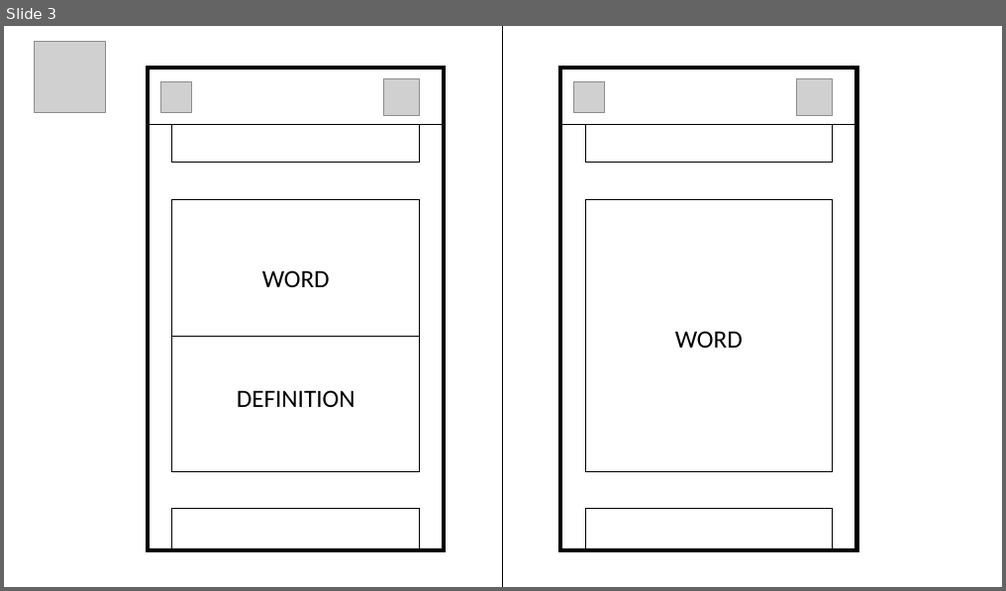
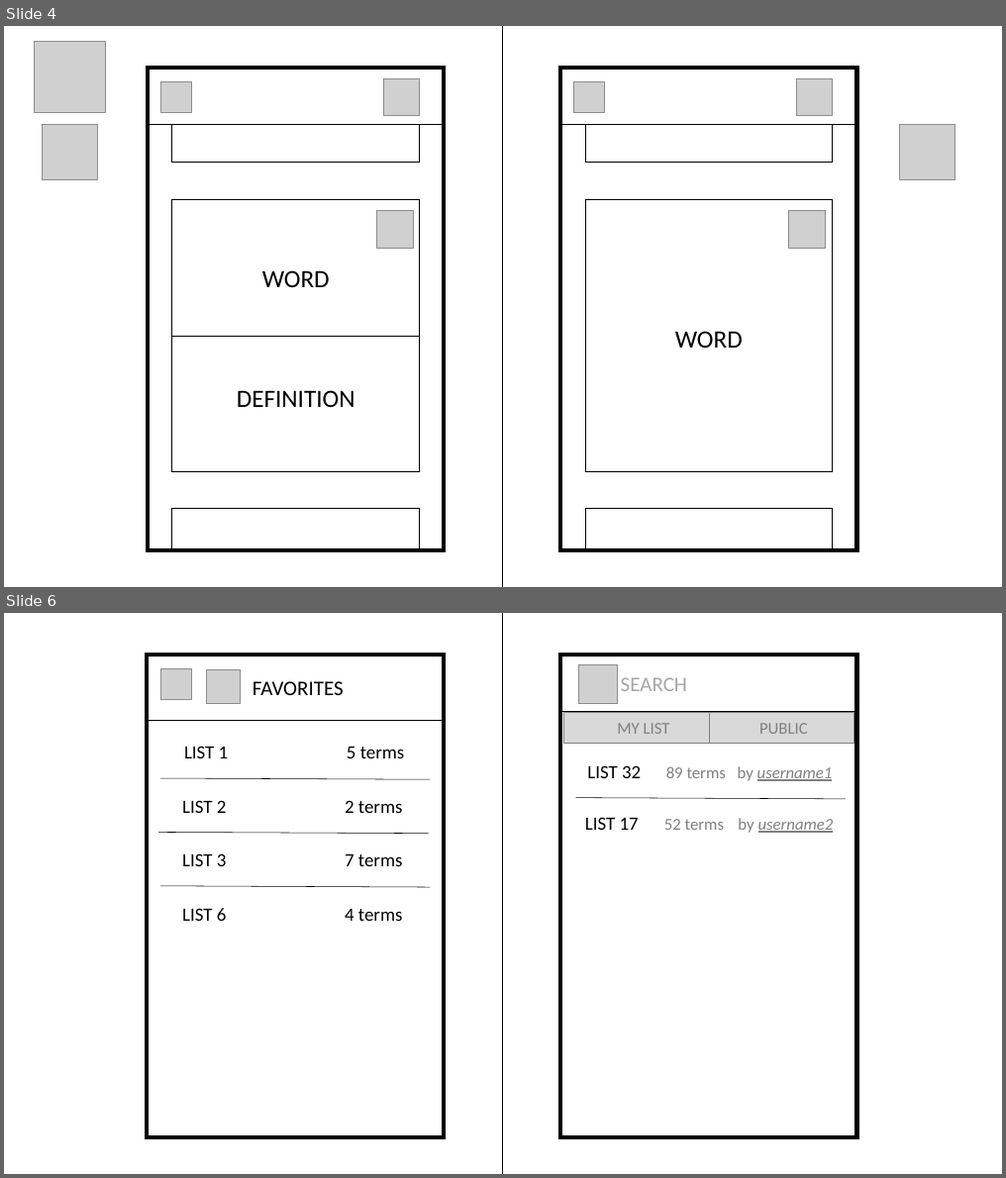
Before and after one commit to mhlee1215/IEDUFlashCard, a slide deck: Device Screen (Revised).pptx. Shown one above the other, each under a label of ours: slide 3 before the commit, slides 4 and 6 after it; the slides between them are not shown. The pictures are 1006x591 and 1006x1178 pixels, drawn with LibreOffice and Linux fonts; fonts in the diff are those of the drawing; grey boxes stand for pictures. Boxes give left, top, right and bottom in pixels: in the first picture for what was removed or moved away, otherwise in the second. Text is boxed around its words. In the diff, an @@ line names an element or a change of style, - is before the commit and + after.

```diff
--- a/Device Screen (Revised).pptx
+++ b/Device Screen (Revised).pptx
@@ slide 6 added at (4, 613, 1002, 1174), background #FFFFFF @@
@@ line added from (503, 613) to (503, 1174), #000000 0.5 pt @@
@@ frame added at (146, 653, 445, 1140), fill #000000, outline #000000 1 pt @@
@@ picture added at (161, 669, 191, 699) @@
@@ picture added at (207, 669, 241, 703) @@
@@ frame added at (559, 654, 859, 1140), fill #000000, outline #000000 1 pt @@
@@ picture added at (579, 664, 618, 703) @@
@@ text added at (252, 681, 344, 695), 20 pt, text #000000 @@
+FAVORITES
@@ text added at (621, 677, 687, 691), 20 pt, text #A6A6A6 @@
+SEARCH
@@ line added from (146, 720) to (445, 720), #000000 0.5 pt @@
@@ line added from (559, 711) to (859, 711), #000000 0.5 pt @@
@@ rectangle added at (564, 713, 854, 744), fill #D9D9D9, outline #808080 1 pt, 16 pt, text #808080 @@
+MY LIST PUBLIC
@@ line added from (709, 713) to (709, 744), #808080 0.5 pt @@
@@ text added at (184, 746, 405, 759), 18 pt, text #000000 @@
+LIST 1 5 terms
@@ line added from (160, 778) to (430, 780), #000000 0.5 pt @@
@@ text added at (587, 765, 833, 781), 16 pt, text #808080 @@
+LIST 32 89 terms by username1
@@ text added at (182, 800, 403, 813), 18 pt, text #000000 @@
+LIST 2 2 terms
@@ line added from (576, 798) to (846, 799), #000000 0.5 pt @@
@@ text added at (585, 817, 834, 833), 16 pt, text #808080 @@
+LIST 17 52 terms by username2
@@ line added from (159, 833) to (429, 834), #000000 0.5 pt @@
@@ text added at (182, 854, 403, 866), 18 pt, text #000000 @@
+LIST 3 7 terms
@@ line added from (160, 886) to (430, 887), #000000 0.5 pt @@
@@ text added at (182, 908, 403, 921), 18 pt, text #000000 @@
+LIST 6 4 terms
@@ what was slide 3 is now slide 4 @@
@@ slide 4 changed as well @@
@@ picture added at (43, 124, 98, 179) @@
@@ picture added at (899, 125, 954, 180) @@
@@ picture added at (376, 211, 414, 249) @@
@@ picture added at (788, 211, 826, 249) @@
```
Also in this commit, not shown: 3 other slides changed, 2 other slides added.
